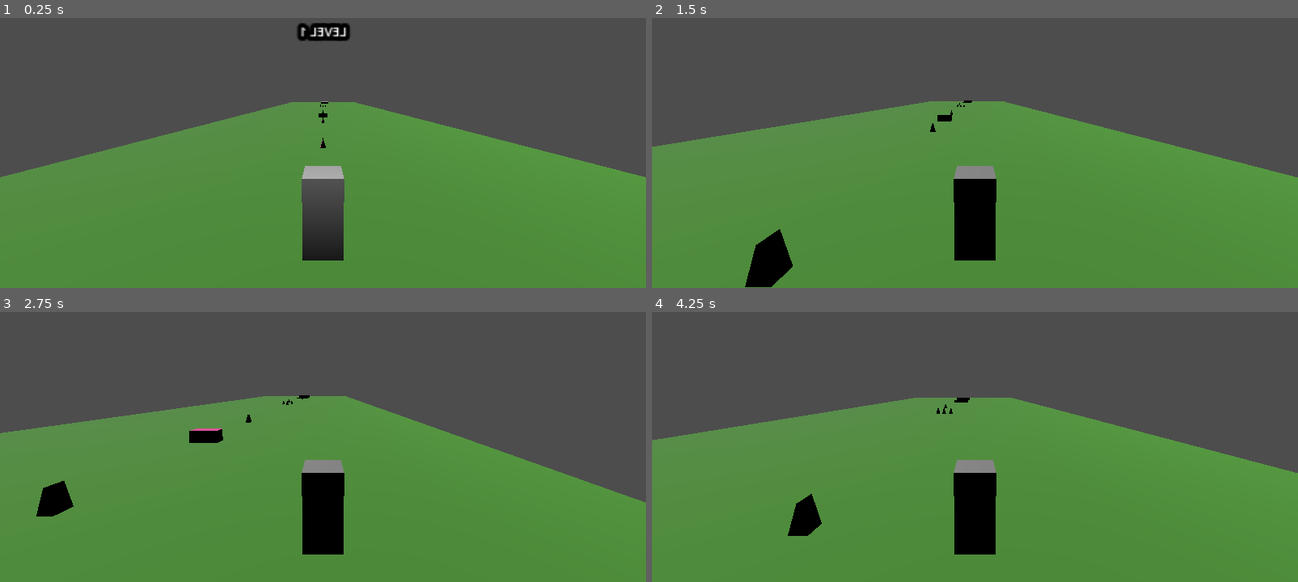
Above: before the commit, frames 1-4 (two rows, left to right).
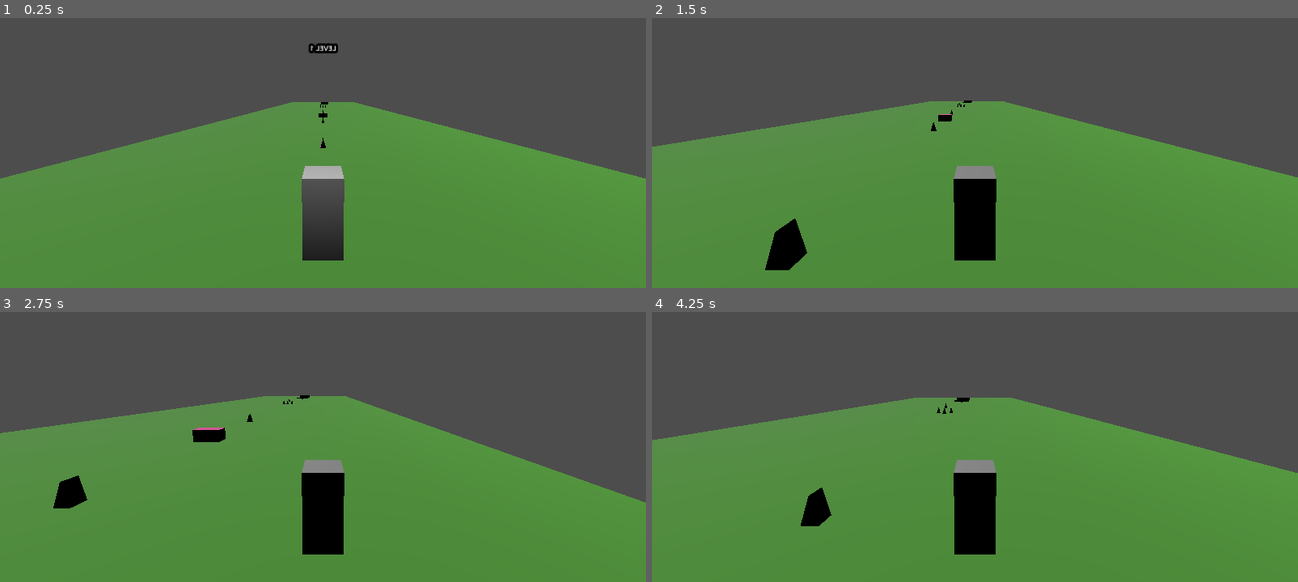
Above: after the commit, the same moments.

Repository: choooolo/Game-Dev
Game: Godot game, scene res://Week2_EndlessRunner/Scenes/EndlessRunner.tscn
The game is run twice, just before and just after one commit, with the same random seed, the same clock (stepped at 60 frames per second) and the same inputs.
Inputs (mouse positions are in pixels of both pictures, inside the frame that each line leads up to):
- Up to frame 1 (0.25 s): no input
- Up to frame 2 (1.5 s): tap Enter (ui_accept) at 0.5, 0.77 s; move the mouse to (1117, 88) at 0.52 s; hold D (move_right) 0.53-1.28 s; tap R at 0.6, 1.35 s; move the mouse to (845, 126) at 1.27 s; hold S (move_back) from 1.28 s (still down)
- Up to frame 3 (2.75 s): tap Enter (ui_accept) at 1.52 s; move the mouse to (387, 320) at 2.02 s; release S (move_back) at 2.03 s; hold D (move_right) from 2.03 s (still down); tap R at 2.1 s
- Up to frame 4 (4.25 s): move the mouse to (942, 474) at 2.77 s; release D (move_right) at 2.78 s; hold W (move_forward) 2.78-3.53 s; tap R at 2.85, 3.6 s; tap Enter (ui_accept) at 3.02, 3.77 s; move the mouse to (1168, 455) at 3.52 s; hold A (move_left) from 3.53 s (still down)

The runs differ from the first frame. In frame 1, 0.9% of the frame differs, in the area x 0-100%, y 1-60%; in frame 2, 1.0%, in the area x 14-49%, y 31-100%; in frame 3, 0.7%; in frame 4, 0.5%.

Commit message:
Week2:Endless Runner

Diff:
--- a/game-dev/Week2_EndlessRunner/Scenes/EndlessRunner.tscn
+++ b/game-dev/Week2_EndlessRunner/Scenes/EndlessRunner.tscn
@@ -58,6 +58,14 @@
 [node name="CollisionShape3D" type="CollisionShape3D" parent="Ground" unique_id=1611600316]
 transform = Transform3D(1, 0, 0, 0, 1, 0, 0, 0, 1, 0, 0, 25)
 shape = SubResource("BoxShape3D_bxxpu")
+
+[node name="LevelManager" type="Node" parent="." unique_id=180328814]
+script = ExtResource("2_ewi8e")
+
+[node name="LevelText" type="Label3D" parent="." unique_id=1595023779]
+transform = Transform3D(1, 0, 0, 0, 1, 0, 0, 0, 1, 0, 3, 0)
+text = "LEVEL 1"
+font_size = 9
 
 [node name="Spike_Template" parent="." unique_id=2080500473 instance=ExtResource("1_m2sit")]
 transform = Transform3D(1, 0, 0, 0, 1, 0, 0, 0, 1, 0, 0.2, 10)
@@ -127,9 +135,6 @@
 [node name="CollisionShape3D" type="CollisionShape3D" parent="Spike_Level1_3" unique_id=1297291263]
 shape = SubResource("BoxShape3D_hvi8i")
 
-[node name="LevelManager" type="Node" parent="." unique_id=180328814]
-script = ExtResource("2_ewi8e")
-
 [node name="Obstacle_Level2" type="Area3D" parent="." unique_id=1958447963]
 transform = Transform3D(1, 0, 0, 0, 1, 0, 0, 0, 1, -0.5, 0.2, 65)
 script = ExtResource("1_enp2k")
@@ -155,11 +160,6 @@
 transform = Transform3D(2, 0, 0, 0, 0.5, 0, 0, 0, 0.5, -0.4627058, 0.1, 0.24070358)
 mesh = SubResource("BoxMesh_bxxpu")
 
-[node name="LevelText" type="Label3D" parent="." unique_id=1595023779]
-transform = Transform3D(1, 0, 0, 0, 1, 0, 0, 0, 1, 0, 3, 0)
-text = "LEVEL 1"
-font_size = 9
-
 [node name="DirectionalLight3D" type="DirectionalLight3D" parent="." unique_id=785146761]
 transform = Transform3D(0.70710677, -0.49999997, 0.49999997, 0, 0.70710677, 0.70710677, -0.70710677, -0.49999997, 0.49999997, 0, 0, 0)
 
--- a/game-dev/Week2_EndlessRunner/Scripts/LevelManager.gd
+++ b/game-dev/Week2_EndlessRunner/Scripts/LevelManager.gd
@@ -3,31 +3,35 @@
 var current_level = 1
 var player_start_position = Vector3(0, 1, 0)
 
-@onready var player = $"../Player"
-@onready var level_text = $"../LevelText"
+@onready var player = get_node("../Player")
+@onready var level_text = get_node("../LevelText")
 
 func _ready():
-	update_level_display()
+	print("Level Manager Ready")
+	if player:
+		print("Player found at: ", player.position)
+	else:
+		print("ERROR: Player not found!")
 
-func update_level_display():
 	if level_text:
 		level_text.text = "LEVEL " + str(current_level)
-		# Flash effect
-		level_text.scale = Vector3(1.5, 1.5, 1.5)
-		await get_tree().create_timer(0.3).timeout
-		level_text.scale = Vector3(1, 1, 1)
-
-func show_level_notification():
-	print("=== LEVEL ", current_level, " ===")
-	update_level_display()
 
 func restart_level():
-	print("Restarting Level ", current_level)
-	player.position = player_start_position
-	player.velocity = Vector3.ZERO
+	print("!!! RESTARTING LEVEL ", current_level, " !!!")
+
+	if player:
+		# Call the player's reset function
+		player.reset_position()
+		print("Player reset to start")
+	else:
+		print("ERROR: Cannot restart - player not found")
 
 func next_level():
 	current_level += 1
 	print("Advancing to Level ", current_level)
-	show_level_notification()
-	player.position = player_start_position
+	if level_text:
+		level_text.text = "LEVEL " + str(current_level)
+
+	# Reset player position when entering new level
+	if player:
+		player.reset_position()
--- a/game-dev/Week2_EndlessRunner/Scripts/LevelTrigger.gd
+++ b/game-dev/Week2_EndlessRunner/Scripts/LevelTrigger.gd
@@ -2,9 +2,18 @@
 
 func _ready():
 	body_entered.connect(_on_body_entered)
+	print("Level Trigger ready at: ", global_position)
 
 func _on_body_entered(body):
-	if body.name == "Player":
-		var level_manager = get_node("/root/EndlessRunner/LevelManager")
+	print("Trigger entered by: ", body.name)
+
+	if body.name == "Player" or body.is_in_group("player"):
+		print("PLAYER entered level trigger!")
+
+		var level_manager = get_node_or_null("/root/EndlessRunner/LevelManager")
+		if not level_manager:
+			level_manager = get_node_or_null("../../LevelManager")
+
 		if level_manager and level_manager.current_level == 1:
 			level_manager.next_level()
+			print("Advanced to Level 2!")
--- a/game-dev/Week2_EndlessRunner/Scripts/Player.gd
+++ b/game-dev/Week2_EndlessRunner/Scripts/Player.gd
@@ -3,6 +3,7 @@
 var speed = 7.0
 var jump_velocity = 4.0
 var gravity = 9.8
+var should_reset = false  # Add this flag
 
 func _physics_process(delta):
 	# Add gravity
@@ -14,23 +15,28 @@
 		velocity.y = jump_velocity
 		print("JUMP!")
 
-	# AUTO-RUN FORWARD
-	velocity.z = speed  # This runs forward
-	print("Running forward. Z position: ", position.z)
+	# AUTO-RUN FORWARD - but only if not resetting
+	if not should_reset:
+		velocity.z = speed
+	else:
+		velocity.z = 0
+		should_reset = false
 
-	# Left/Right movement with DEBUG
+	# Left/Right movement
 	var horizontal = 0.0
 
 	if Input.is_action_pressed("move_right"):
 		horizontal -= 1
-		print("LEFT key detected!")  # See if this prints
 	if Input.is_action_pressed("move_left"):
 		horizontal += 1
-		print("RIGHT key detected!")  # See if this prints
 
 	velocity.x = horizontal * 3.0
 
-	if horizontal != 0:
-		print("Moving horizontally: ", horizontal)
+	move_and_slide()
 
-	move_and_slide()
+# Add this function to be called from LevelManager
+func reset_position():
+	print("Player resetting position")
+	position = Vector3(0, 1, 0)
+	velocity = Vector3.ZERO
+	should_reset = true
--- a/game-dev/Week2_EndlessRunner/Scripts/Spike.gd
+++ b/game-dev/Week2_EndlessRunner/Scripts/Spike.gd
@@ -1,13 +1,25 @@
 extends Area3D
 
 func _ready():
-	# Connect the body entered signal
 	body_entered.connect(_on_body_entered)
 
 func _on_body_entered(body):
-	if body.name == "Player":
-		print("Player hit a spike! Restarting level...")
-		# Get the level manager and restart
-		var level_manager = get_node("/root/EndlessRunner/LevelManager")
-		if level_manager:
-			level_manager.restart_level()
+	print("Player hit a spike! Restarting level...")
+
+	# Get the root node (which is your scene name)
+	var root = get_tree().current_scene
+	print("Root node name: ", root.name)  # This should print "Week2_EndlessRunner"
+
+	# Find LevelManager as a child of the root
+	var level_manager = root.get_node_or_null("LevelManager")
+
+	if level_manager:
+		print("Found LevelManager, restarting...")
+		level_manager.restart_level()
+	else:
+		print("ERROR: Could not find LevelManager!")
+
+		# Print all children of root to see what's there
+		print("Children of root:")
+		for child in root.get_children():
+			print(" - ", child.name)
